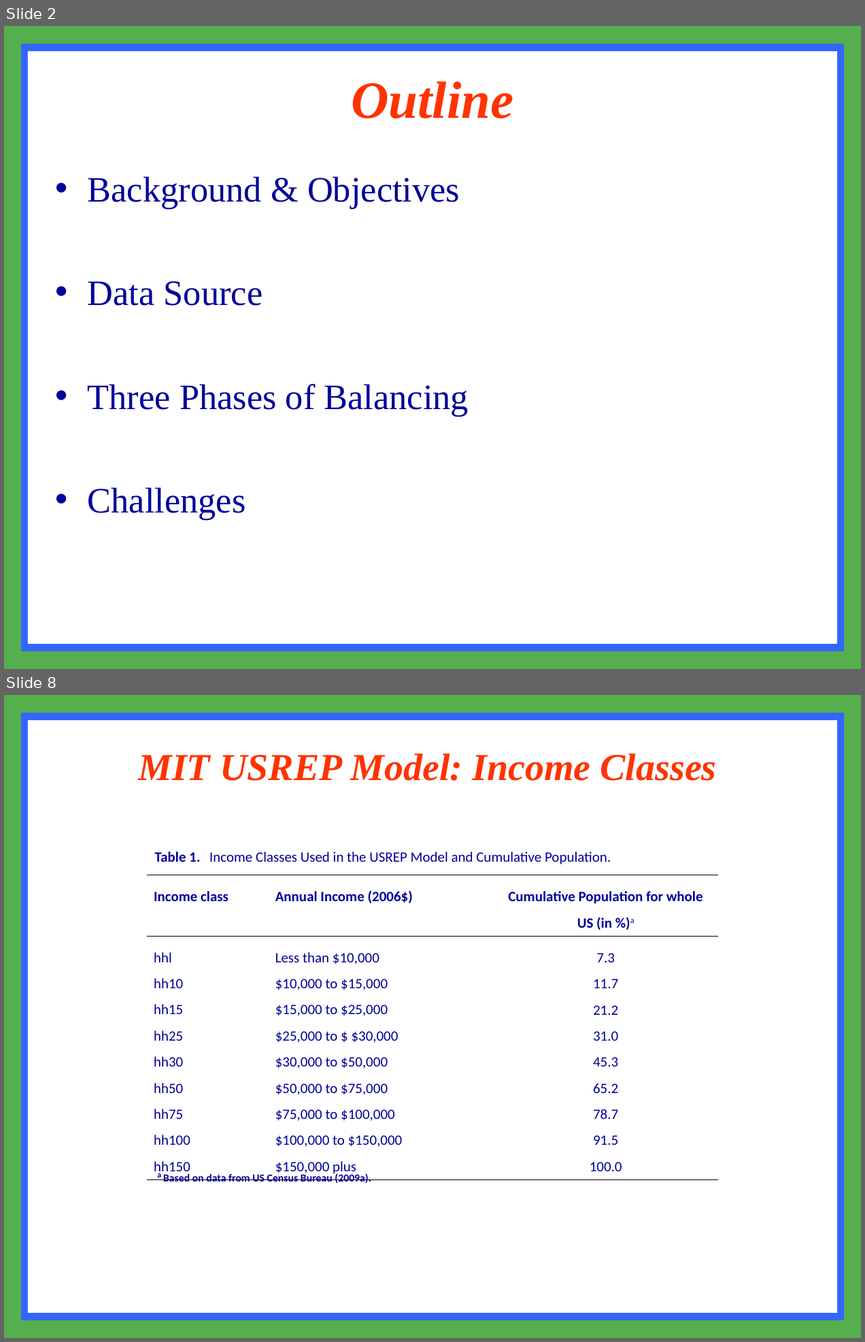
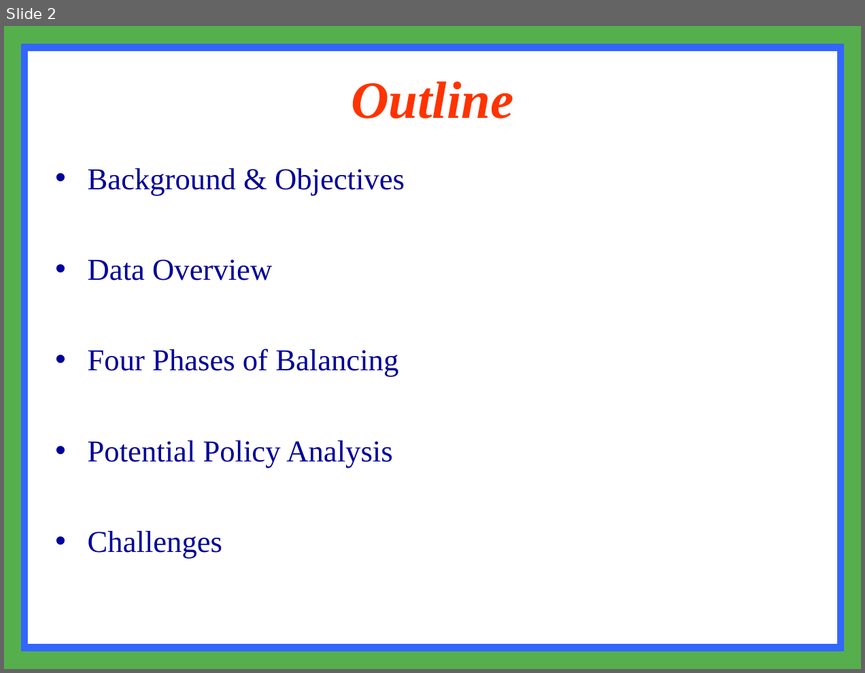
Before and after one commit to zhangda1021/data, a slide deck: data preparation.ppt. Shown one above the other, each under a label of ours: slides 2 and 8 before the commit, slide 2 after it; the slides between them are not shown. The pictures are 865x1342 and 865x673 pixels, drawn with LibreOffice and Linux fonts; fonts in the diff are those of the drawing. Boxes give left, top, right and bottom in pixels: in the first picture for what was removed or moved away, otherwise in the second. Text is boxed around its words. In the diff, an @@ line names an element or a change of style, - is before the commit and + after.

```diff
--- a/data preparation.ppt
+++ b/data preparation.ppt
@@ slide 8 removed at bbox=[4, 695, 861, 1338], background #FFFFFF; not listed: 2 template elements that a slide beside it also shows @@
@@ title removed at bbox=[138, 753, 717, 781] @@
-MIT USREP Model: Income Classes
@@ text removed at bbox=[155, 851, 611, 864] @@
-Table 1. Income Classes Used in the USREP Model and Cumulative Population.
@@ table removed at bbox=[147, 875, 719, 1178], 2 rows, 3 columns @@
-Income class | Annual Income (2006$) | Cumulative Population for whole US (in %)a
-hhl / hh10 / hh15 / hh25 / hh30 / hh50 / hh75 / hh100 / hh150 | Less than $10,000 / $10,000 to $15,000 / $15,000 to $25,000 / $25,000 to $ $30,000 / $30,000 to $50,000 / $50,000 to $75,000 / $75,000 to $100,000 / $100,000 to $150,000 / $150,000 plus | 7.3 / 11.7 / 21.2 / 31.0 / 45.3 / 65.2 / 78.7 / 91.5 / 100.0
@@ text removed at bbox=[157, 1170, 371, 1183] @@
-a Based on data from US Census Bureau (2009a).
@@ slide 2 changed as well @@
@@ text "Background & Objectives": place and size @@
-text "Background & Objectives" at bbox=[88, 176, 469, 520]
+text "Background & Objectives" at bbox=[88, 168, 405, 558]
@@ text at bbox=[88, 168, 405, 558]: size 30 to 25.5 pt in "Background & Objectives", "Challenges" @@
@@ text at bbox=[88, 259, 398, 467]: text changed; size 30 to 25.5 pt @@
-• Data Source
-• Three Phases of Balancing
+• Data Overview
+• Four Phases of Balancing
+• Potential Policy Analysis
```
Also in this commit, not shown: 2 other slides changed, 9 slides added, 19 other slides removed, 4 other files.
